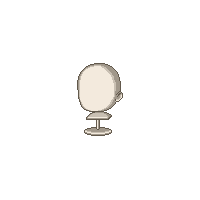
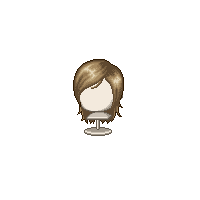
Layered file, before and after one edit (200×200). Changes by layer:
added layer "Layer 9" above "Layer 1" over [73, 59, 124, 111]
added layer "Layer 10" over [77, 98, 123, 124]
